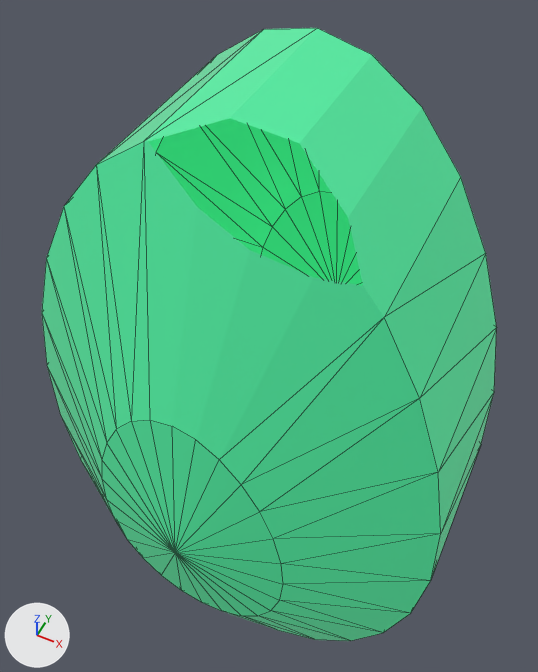
Before and after pictures for a commit that changed the glTF model assets/models/gem_green.glb.
The view is the same before and after, from a 50 mm lens placed at (0.297, -0.589, 0.891), pointed at (-0.032, 0.069, 0.068). Every picture has the same lights, and +X, +Y and +Z are marked at lower left. The picture after the commit comes second. Mesh edges are drawn as thin lines. Everything nearer to the camera than a plane just in front of the edit is cut away. Vertices at exactly the same position are counted once.
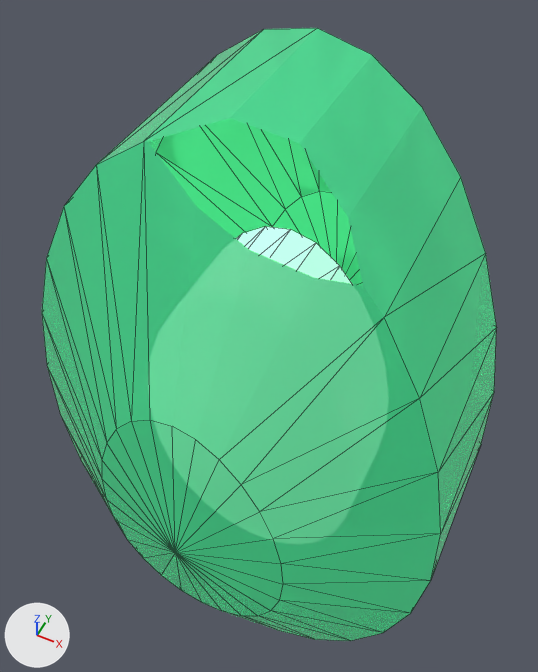
Scene script edits in JSON lines:
```json
{"op": "set", "path": "mat_gem_green.metallic", "old": "0.15", "new": "0.35"}
{"op": "set", "path": "mat_gem_green.emission_color", "old": "(0.0224, 0.224, 0.096)", "new": "(0.0154, 0.154, 0.066)", "note": "green #298257 -> dark green #216d49"}
{"op": "set", "path": "mat_gem_green.alpha", "old": "1.0", "new": "0.82"}
{"op": "add", "block": "mat_gem_green_core", "code": ["mat_gem_green_core = principled_material('gem_green_core')", "mat_gem_green_core.base_color = (0.442, 0.82, 0.58)  # green #b1eac8", "mat_gem_green_core.roughness = 0.3", "mat_gem_green_core.emission_color = (0.313, 0.88, 0.52)  # green #98f1bf", "mat_gem_green_core.emission_strength = 1.0"]}
{"block": "me_mesh_0", "where": "# used by ob_mesh_0; location = (0.0, 0.0, 0.0)"}
{"op": "remove", "block": "me_mesh_0", "code": "me_mesh_0.from_pydata(...)  # 106 vertices, 208 faces; spans x -0.302..0.302, y -0.26..0.26, z -0.52..0.52"}
{"op": "add", "block": "me_mesh_0", "code": "me_mesh_0.from_pydata(...)  # 212 vertices, 416 faces; spans x -0.302..0.302, y -0.26..0.26, z -0.52..0.52"}
{"block": "me_mesh_0", "change": "me_mesh_0 part 1: the loose piece of 106 vertices spanning x -0.302..0.302, y -0.26..0.26, z -0.52..0.52 is copied, and the copy is scaled about its middle by 0.55, in mat_gem_green_core (green #b1eac8, glowing green #98f1bf); it spans x -0.166..0.166, y -0.143..0.143, z -0.286..0.286"}
{"op": "add", "block": "me_mesh_0", "code": "me_mesh_0.materials.append(mat_gem_green_core)  # green #b1eac8, glowing green #98f1bf"}
```

Boxes [x1, y1, x2, y2] around the edits, measured in the pictures (538 x 672 px):
```json
{"object": "Mesh_0", "change": "surface changed, recoloured, reshaped", "before": [42, 28, 497, 641], "after": [42, 28, 497, 641]}
{"part": 1, "of": "me_mesh_0", "change": "added", "after": [236, 226, 352, 284]}
```
